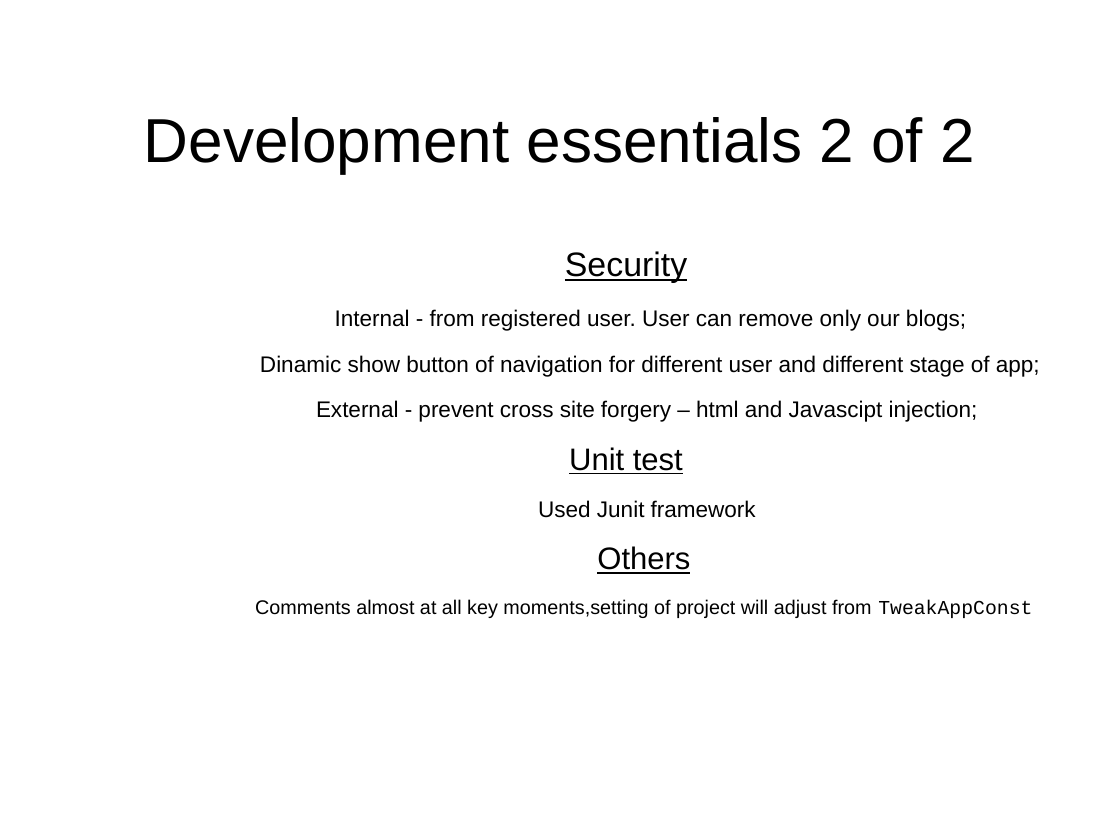
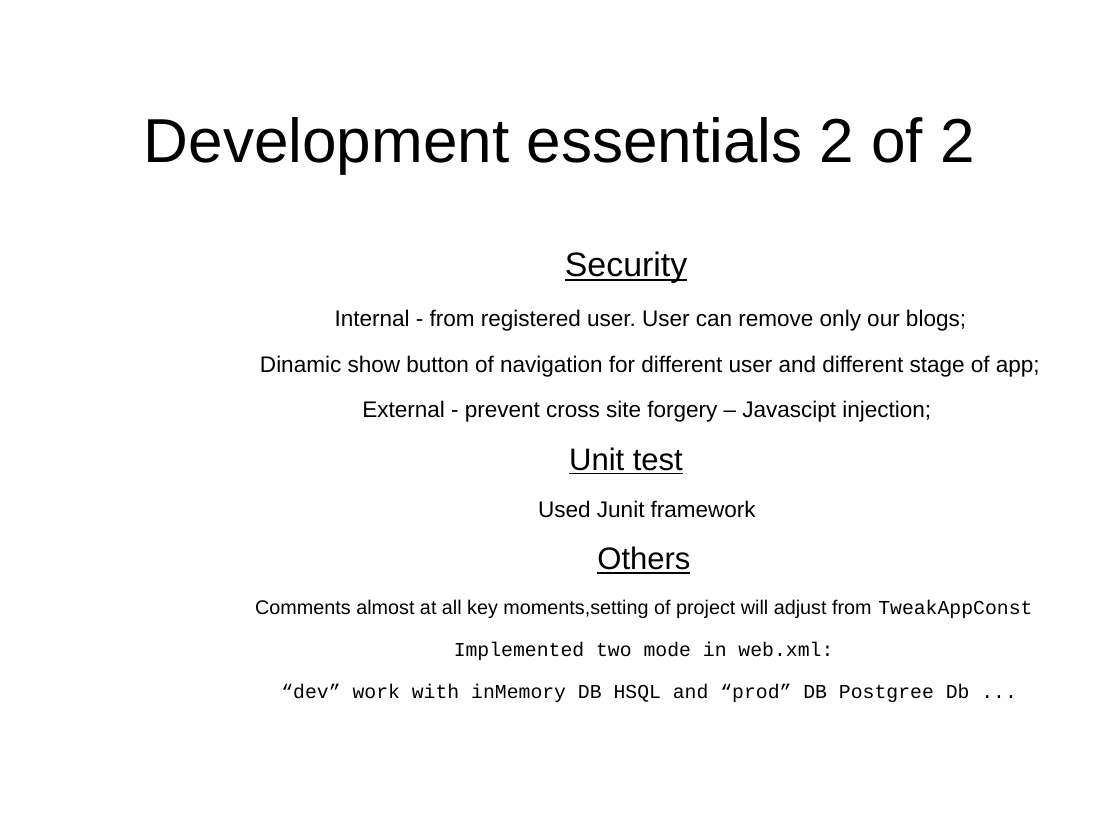
Before and after one commit to donstany/e-hub, a slide deck: slide 6 of Java_Web_Development_presentation.ppt. Drawn at 1120x840 pixels with LibreOffice and Linux fonts; fonts in the diff are those of the drawing; background and template pictures are left out. Boxes give left, top, right and bottom in pixels: in the first picture for what was removed or moved away, otherwise in the second. Text is boxed around its words. In the diff, an @@ line names an element or a change of style, - is before the commit and + after.

```diff
--- a/Java_Web_Development_presentation.ppt
+++ b/Java_Web_Development_presentation.ppt
@@ text at bbox=[362, 400, 931, 422]: text changed @@
-External - prevent cross site forgery – html and Javascipt injection;
+External - prevent cross site forgery – Javascipt injection;
@@ text at bbox=[281, 642, 970, 702]: paragraphs added @@
+Implemented two mode in web.xml:
+“dev” work with inMemory DB HSQL and “prod” DB Postgree Db ...
```
Also in this commit, not shown: 4 other files.
